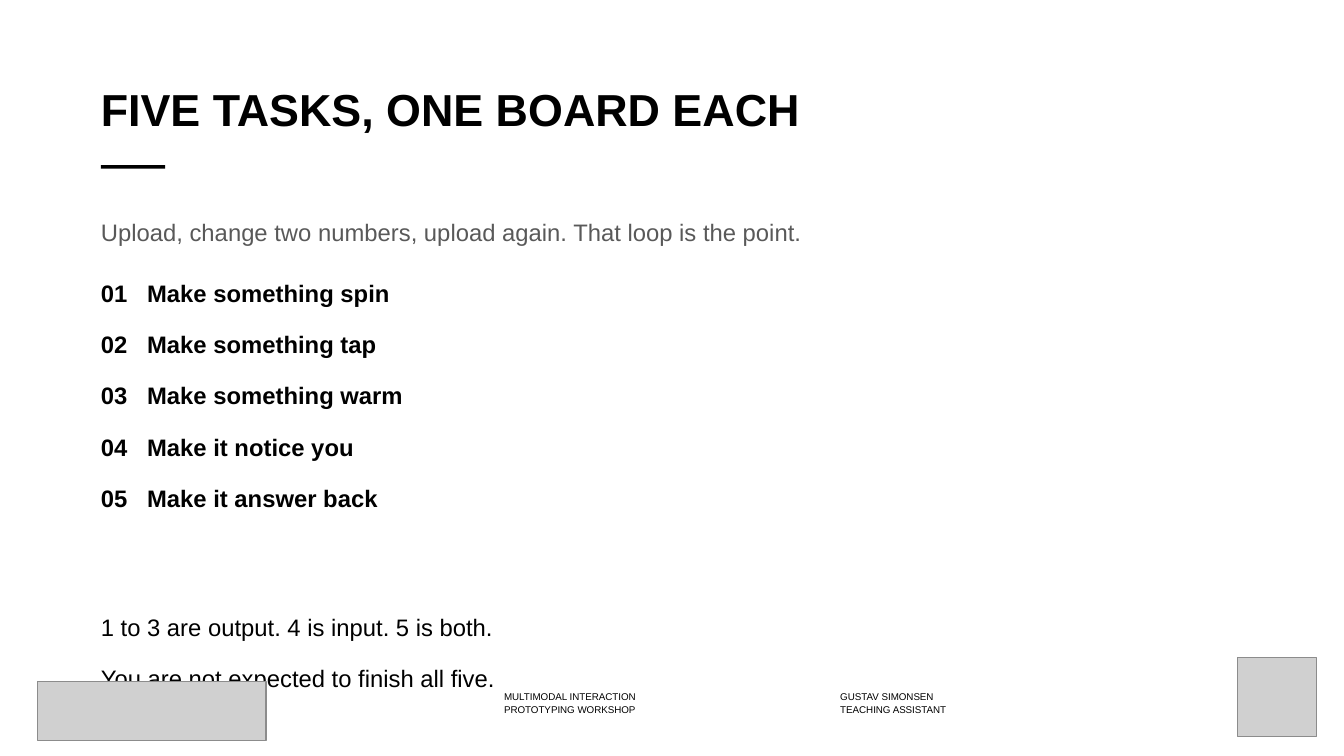
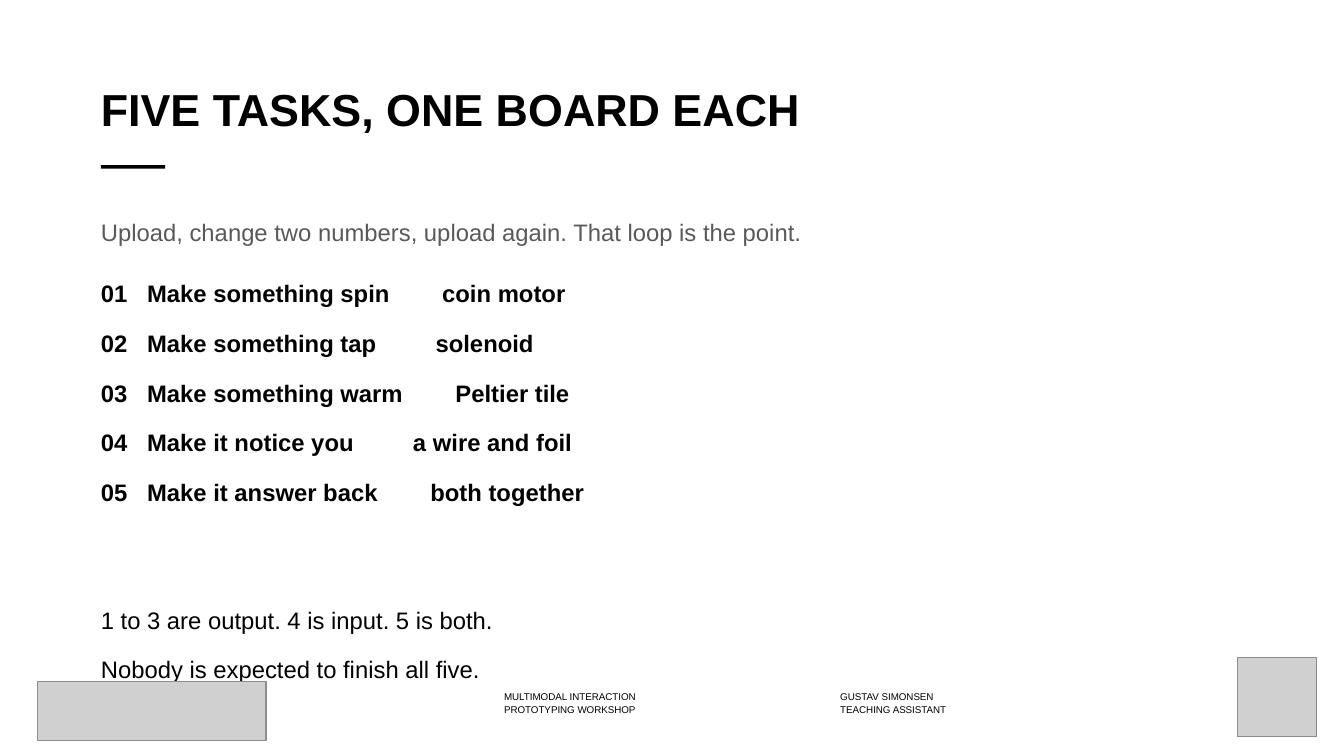
Before and after one commit to labtools-au/multimodal-actuator-workshop, a slide deck: slide 6 of docs/multimodal-actuator-workshop.pptx (slide 14 before the commit). Drawn at 1344x756 pixels with LibreOffice and Linux fonts; fonts in the diff are those of the drawing; grey boxes stand for pictures; background and template pictures are left out. Boxes give left, top, right and bottom in pixels: in the first picture for what was removed or moved away, otherwise in the second. Text is boxed around its words. In the diff, an @@ line names an element or a change of style, - is before the commit and + after.

```diff
--- a/docs/multimodal-actuator-workshop.pptx
+++ b/docs/multimodal-actuator-workshop.pptx
@@ text at box(101, 284, 584, 506): text changed @@
-01 Make something spin
-02 Make something tap
-03 Make something warm
-04 Make it notice you
-05 Make it answer back
+01 Make something spin coin motor
+02 Make something tap solenoid
+03 Make something warm Peltier tile
+04 Make it notice you a wire and foil
+05 Make it answer back both together
@@ text at box(101, 611, 493, 634): less space between paragraphs @@
@@ text at box(101, 660, 480, 684): text changed @@
-You are not expected to finish all five.
+Nobody is expected to finish all five.
```
Also in this commit, not shown: 9 other slides changed, 1 slide added, 8 slides removed, 6 other files.
